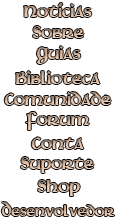
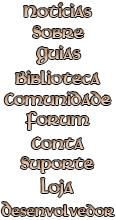
Revision of a layered 116×220 image; what changed, layer by layer:
renamed "Shop" to "Loja", painted on it over [38, 178, 80, 197]
